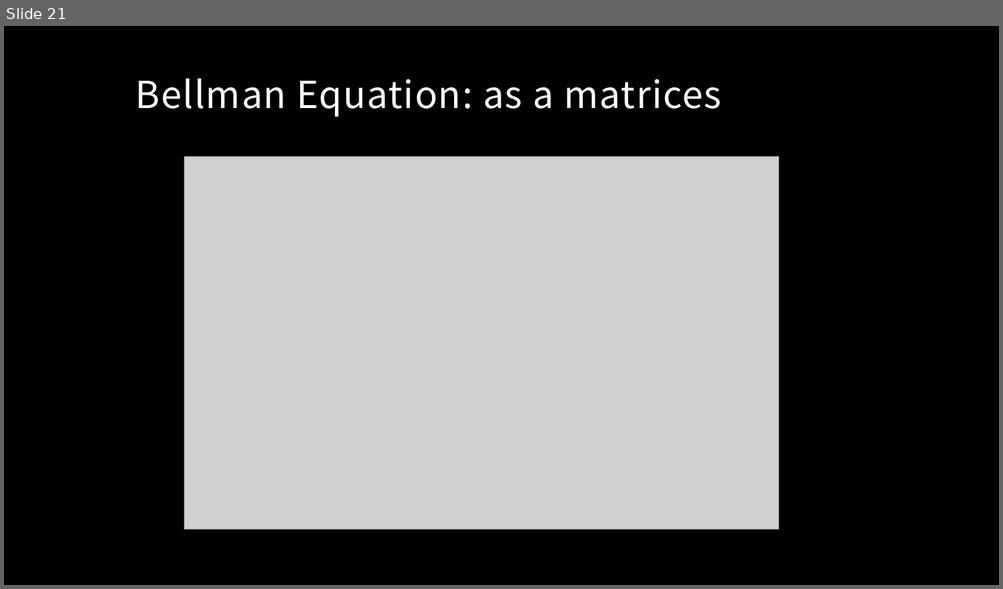
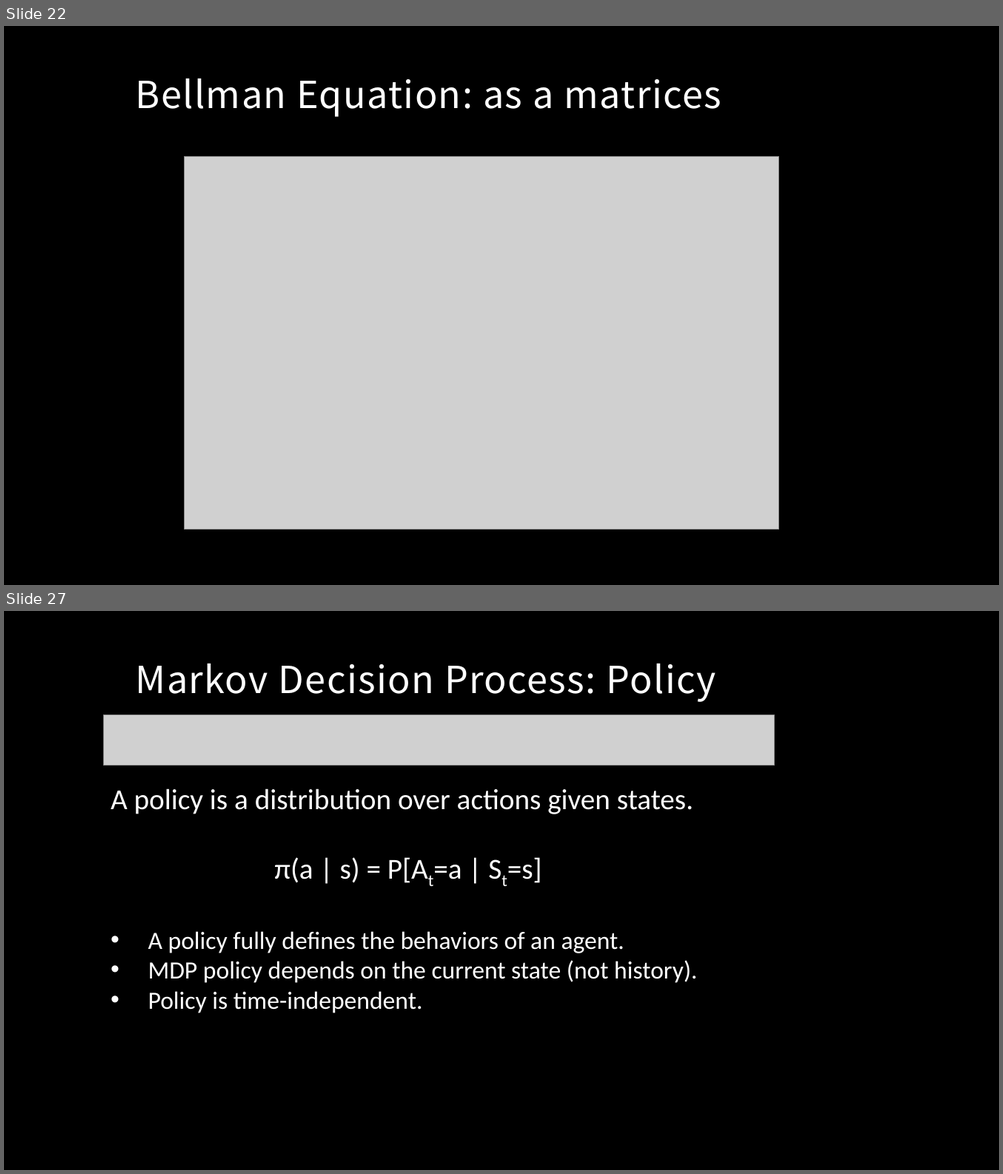
Before and after one commit to MacgyverLin/VintageComputer, a slide deck: Speech/Reinforcement Learning 2.pptx. Shown one above the other, each under a label of ours: slide 21 before the commit, slides 22 and 27 after it; the slides between them are not shown. The pictures are 1003x589 and 1003x1174 pixels, drawn with LibreOffice and Linux fonts; fonts in the diff are those of the drawing; grey boxes stand for pictures; background and template pictures are left out. Boxes give left, top, right and bottom in pixels: in the first picture for what was removed or moved away, otherwise in the second. Text is boxed around its words. In the diff, an @@ line names an element or a change of style, - is before the commit and + after.

```diff
--- a/Speech/Reinforcement Learning 2.pptx
+++ b/Speech/Reinforcement Learning 2.pptx
@@ slide 27 added at bbox=[4, 611, 999, 1170], background picture (left out) @@
@@ title added at bbox=[136, 664, 716, 702], 36 pt, text #FFFFFF @@
+Markov Decision Process: Policy
@@ picture added at bbox=[103, 715, 774, 766] @@
@@ text added at bbox=[111, 789, 697, 1014], 24 pt, text #FFFFFF @@
+A policy is a distribution over actions given states.
+π(a | s) = P[At=a | St=s]
+• A policy fully defines the behaviors of an agent.
+• MDP policy depends on the current state (not history).
+• Policy is time-independent.
@@ what was slide 21 is now slide 22 @@
```
Also in this commit, not shown: 14 slides changed, 6 other slides added.
